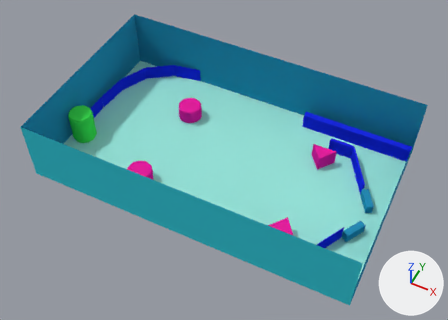
The Blender file src/models/table2.blend, before and after one commit.
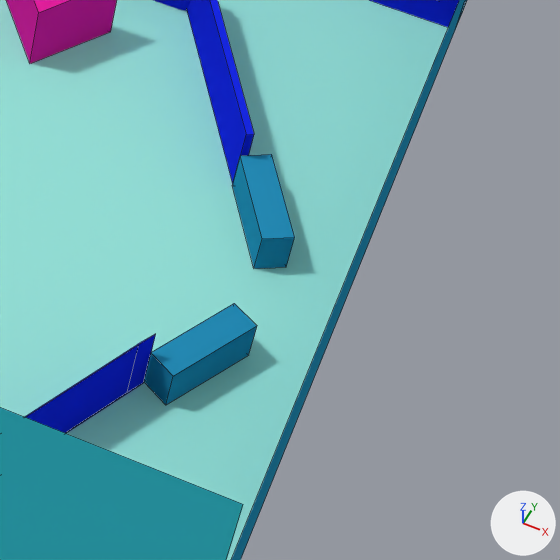
Each version appears first whole from a camera (50 mm lens) standing at (5.63, -11.47, 14.4) and looking at (0.11, -0.44, 0.6), and next in a close-up on the part from 69% to 96% of the width and 49% to 86% of the height. The axes (+X, +Y, +Z) are drawn at lower right. The lights are the same throughout. The close-ups show mesh edges as thin lines.
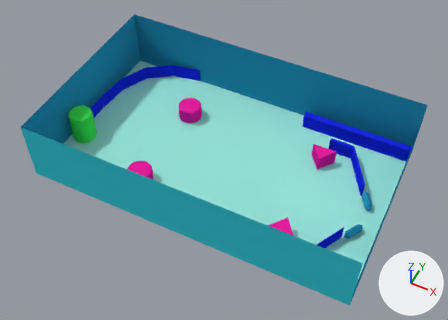
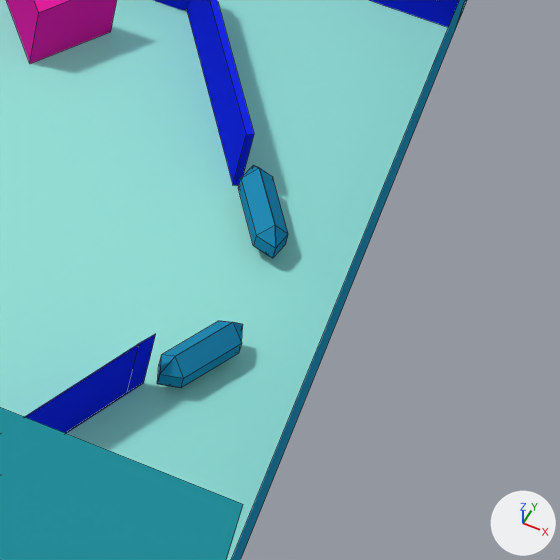
What changed in the scene script:
```text
Change me_cube_010:
    where me_cube_010.from_pydata(...)  # 8 vertices, 6 faces; spans x -1.0..1.0, y -1.0..1.0, z -1.0..1.0
    used by ob_cube_010; location = (4.35, 0.35, 0.15); rotation_euler = (0.0, 0.0, 0.524), in degrees (0, 0, 30); scale = (0.1, 0.325, 0.15)
    me_cube_010 part 1
    me_cube_010.vertices[0].co: (-1.0, -1.0, -1.0) -> (0.08, -0.33, -0.15)  # pixel (253, 268) -> not seen
    me_cube_010.vertices[1].co: (-1.0, -1.0, 1.0) -> (0.08, -0.33, 0.15)  # pixel (262, 238) -> not seen
    me_cube_010.vertices[2].co: (-1.0, 1.0, -1.0) -> (-0.25, 0.23, -0.15)  # pixel (232, 185) -> not seen
    me_cube_010.vertices[3].co: (-1.0, 1.0, 1.0) -> (-0.25, 0.23, 0.15)  # pixel (240, 155) -> not seen
    me_cube_010.vertices[4].co: (1.0, -1.0, -1.0) -> (0.25, -0.23, -0.15)  # pixel (286, 267) -> not seen
    me_cube_010.vertices[5].co: (1.0, -1.0, 1.0) -> (0.25, -0.23, 0.15)  # pixel (294, 237) -> not seen
    me_cube_010.vertices[6].co: (1.0, 1.0, -1.0) -> (-0.08, 0.33, -0.15)
    me_cube_010.vertices[7].co: (1.0, 1.0, 1.0) -> (-0.08, 0.33, 0.15)  # pixel (271, 154) -> not seen
Change me_cube_012:
    where me_cube_012.from_pydata(...)  # 8 vertices, 6 faces; spans x -1.0..1.0, y -1.0..1.0, z -1.0..1.0
    used by ob_cube_011; location = (4.35, -0.85, 0.15); rotation_euler = (0.0, 0.0, -0.524), in degrees (0, 0, -30); scale = (0.1, 0.325, 0.15)
    me_cube_012 part 2
    me_cube_012.vertices[0].co: (-1.0, -1.0, -1.0) -> (-0.25, -0.23, -0.15)  # pixel (143, 381) -> not seen
    me_cube_012.vertices[1].co: (-1.0, -1.0, 1.0) -> (-0.25, -0.23, 0.15)  # pixel (150, 352) -> not seen
    me_cube_012.vertices[2].co: (-1.0, 1.0, -1.0) -> (0.08, 0.33, -0.15)
    me_cube_012.vertices[3].co: (-1.0, 1.0, 1.0) -> (0.08, 0.33, 0.15)  # pixel (234, 303) -> not seen
    me_cube_012.vertices[4].co: (1.0, -1.0, -1.0) -> (-0.08, -0.33, -0.15)  # pixel (165, 405) -> not seen
    me_cube_012.vertices[5].co: (1.0, -1.0, 1.0) -> (-0.08, -0.33, 0.15)  # pixel (173, 376) -> not seen
    me_cube_012.vertices[6].co: (1.0, 1.0, -1.0) -> (0.25, 0.23, -0.15)  # pixel (248, 355) -> not seen
    me_cube_012.vertices[7].co: (1.0, 1.0, 1.0) -> (0.25, 0.23, 0.15)  # pixel (257, 325) -> not seen
Change ob_cube_010:
    ob_cube_010.rotation_euler: (0.0, 0.0, 0.524) -> (0.0, 0.0, 0.0)  # degrees (0, 0, 30) -> degrees (0, 0, 0)
    ob_cube_010.scale: (0.1, 0.325, 0.15) -> (1.0, 1.0, 1.0)
    add _m = ob_cube_010.modifiers.new('Bevel', 'BEVEL')
    add _m.width = 0.5
    add _m.width_pct = 0.5
    add _m.limit_method = 'NONE'
    add _m.spread = 0.0
Change ob_cube_011:
    ob_cube_011.rotation_euler: (0.0, 0.0, -0.524) -> (0.0, 0.0, 0.0)  # degrees (0, 0, -30) -> degrees (0, 0, 0)
    ob_cube_011.scale: (0.1, 0.325, 0.15) -> (1.0, 1.0, 1.0)
    add _m = ob_cube_011.modifiers.new('Bevel', 'BEVEL')
    add _m.width = 0.5
    add _m.width_pct = 0.5
    add _m.limit_method = 'NONE'
    add _m.spread = 0.0
```

Changed parts and their boxes [x1, y1, x2, y2] in the close-ups (560 x 560 px):
'Cube.011', reshaped, modifiers changed, turned, rescaled: before [144, 303, 257, 405]; after [157, 321, 243, 388]
'Cube.010', reshaped, modifiers changed, turned, rescaled: before [232, 154, 295, 269]; after [238, 165, 288, 258]
